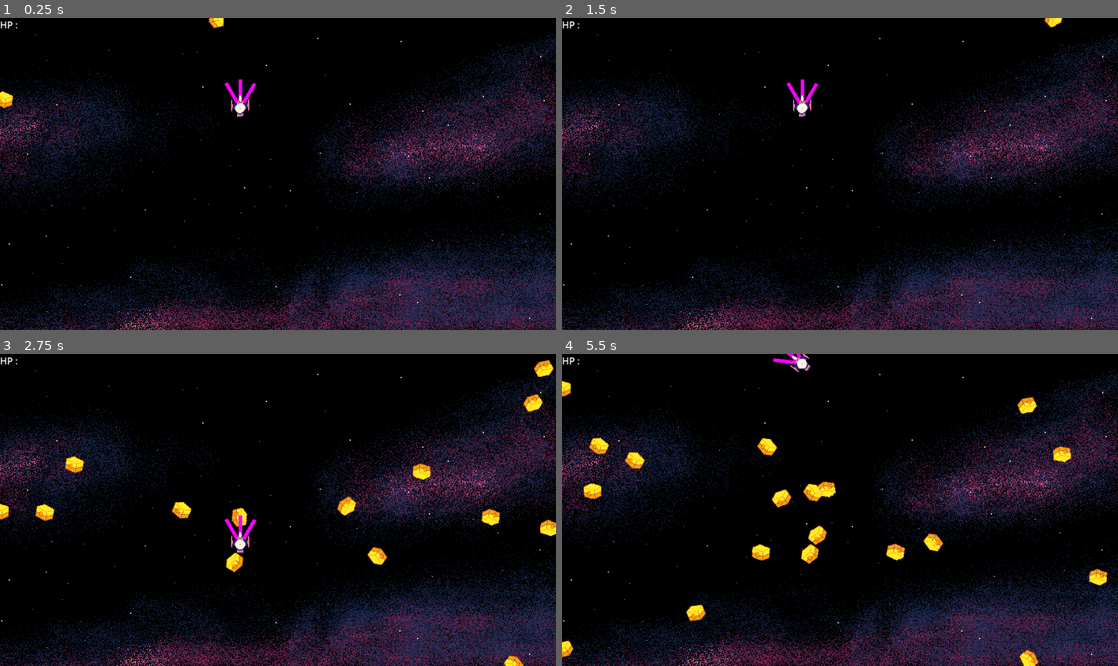
Above: before the commit, frames 1-4 (two rows, left to right).
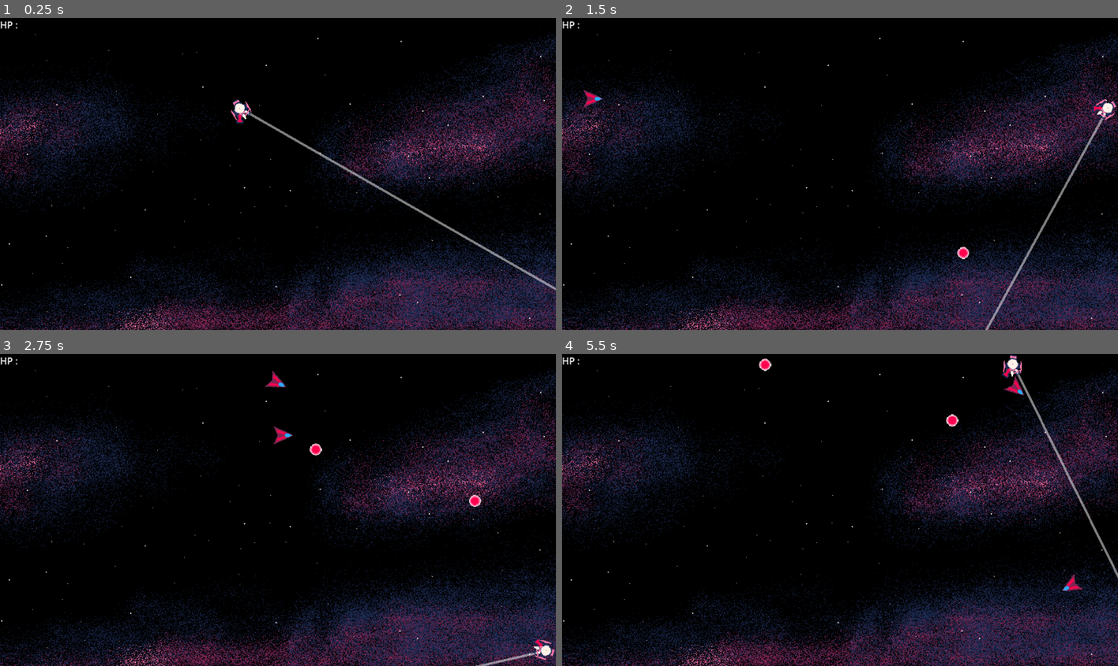
Above: after the commit, the same moments.

Repository: Lochi-dot-JPEG/LimitedSpaceLudumDare54
Game: Godot game, scene res://locations/battlefield.tscn
Same seed, same stepped clock (60 frames per second), same inputs: the game is played once before the commit and once after it.
Inputs (mouse positions are in pixels of both pictures, inside the frame that each line leads up to):
- Up to frame 1 (0.25 s): no input
- Up to frame 2 (1.5 s): move the mouse to (962, 158) at 0.52 s; hold D (right) 0.53-1.25 s; click (840, 270) at 1.25 s, where only the run before the commit has a clickable "Continue Game"
- Up to frame 3 (2.75 s): move the mouse to (166, 525) at 2.02 s; hold S (down) from 2.03 s (still down)
- Up to frame 4 (5.5 s): move the mouse to (895, 441) at 2.77 s; release S (down) at 2.78 s; hold D (right) 2.78-3.5 s; click (840, 606) at 3.5 s, where only the run before the commit has a clickable "Continue Game"; move the mouse to (812, 572) at 4.27 s; hold W (up) 4.28-5.03 s; move the mouse to (1006, 556) at 5.02 s; hold A (left) from 5.03 s (still down)

The runs differ from the first frame. In frame 1, 1.0% of the frame differs, in the area x 0-100%, y 0-88%; in frame 2, 1.1%; in frame 3, 2.6%; in frame 4, 3.5%, in the area x 0-100%, y 0-100%.

Commit message:
Weight system, other gun types

Diff:
--- a/entities/bullet/bullet.gd
+++ b/entities/bullet/bullet.gd
@@ -6,7 +6,7 @@
 var destroy_on_impact = true
 
 var lifetime = 1
-# Called every frame. 'delta' is the elapsed time since the previous frame.
+
 func _physics_process(delta: float) -> void:
 	position += direction * delta * speed
 	lifetime -= delta
--- a/entities/player/player.gd
+++ b/entities/player/player.gd
@@ -8,10 +8,12 @@
 @export var rotation_speed = 1.0
 @export var part_width = 50
 
+
+
 var shoot_timer : Timer
 
 var parts = []
-# Called when the node enters the scene tree for the first time.
+
 func _ready() -> void:
 
 	_load_parts()
@@ -23,18 +25,21 @@
 	shoot_timer.start()
 
 
-# Called every frame. 'delta' is the elapsed time since the previous frame.
 func _process(delta: float) -> void:
 	var input = Vector2(Input.get_axis("left","right"),Input.get_axis("up","down"))
+	#if input.length() > 0:
+		#input = input.normalized()
+	#rotational_velocity += input.x * rotation_speed / 1000
+	#rotate(rotational_velocity)
+	#velocity += Vector2(0,input.y * acceleration).rotated(rotation)
+	#velocity *= drag
+	#rotational_velocity*= rotational_drag
 	if input.length() > 0:
 		input = input.normalized()
-	#position += input
-	rotational_velocity += input.x * rotation_speed / 1000
-	rotate(rotational_velocity)
-	velocity += Vector2(0,input.y * acceleration).rotated(rotation)
-	velocity *= drag
-	rotational_velocity*= rotational_drag
-
+	velocity += input * acceleration * delta * (1.0 - Stats.weight/14.0)
+	velocity *= drag# - (Stats.weight/20)
+	print((1.0 - Stats.weight/14.0))
+	rotation = global_position.angle_to_point(get_global_mouse_position()) + PI /2
 	move_and_slide()
 
 
--- a/entities/player/player.tscn
+++ b/entities/player/player.tscn
@@ -10,7 +10,7 @@
 collision_layer = 4
 collision_mask = 2
 script = ExtResource("1_ultfj")
-acceleration = 15
+acceleration = 2000
 rotational_drag = 0.9
 rotation_speed = 5.0
 
--- a/locations/ShipEditor/ShipEditor.gd
+++ b/locations/ShipEditor/ShipEditor.gd
@@ -26,9 +26,10 @@
 		index += 1
 	if Stats.crate_reward != "":
 		var new_part = part_node.instantiate()
+		new_part.type = Stats.crate_reward
 		add_child(new_part)
 
-		new_part.type = Stats.crate_reward
+
 		Stats.crate_reward = ""
 		new_part.global_position = Vector2(856, 272)
 		new_part._scan_for_others()
@@ -44,6 +45,6 @@
 			part_info[int(String(i.attached_to.name)) - 1] = i.type
 
 	Stats.player_parts = part_info
-
+	Stats._update_weight()
 
 	get_tree().change_scene_to_file("res://locations/battlefield.tscn")
--- a/locations/ShipEditor/UIPART/part.gd
+++ b/locations/ShipEditor/UIPART/part.gd
@@ -13,18 +13,20 @@
 
 
 var other_parts = []
-# Called when the node enters the scene tree for the first time.
 func _ready() -> void:
 	for i in snap_point_parent.get_children():
 		snap_points.append([i,i.global_position])
 	_scan_for_others()
+	$TextureRect.texture = Stats.type_sprites[type]
+
 
 func _scan_for_others():
 	other_parts = []
 	for i in get_parent().get_children():
 		if i.is_in_group("part") and i != self and not i.is_queued_for_deletion():
 			other_parts.append(i)
-# Called every frame. 'delta' is the elapsed time since the previous frame.
+
+
 func _process(delta: float) -> void:
 	if held:
 		position = get_global_mouse_position() - pivot_from.position
--- a/parts/basic_gun.gd
+++ b/parts/basic_gun.gd
@@ -7,4 +7,3 @@
 func _use():
 	var _dir = Vector2(cos(global_rotation),sin(global_rotation))
 	_create_bullet(_dir,Stats.speed[type],Stats.damage[type],Stats.lifetime[type])
-# Called every frame. 'delta' is the elapsed time since the previous frame.
--- a/parts/basic_gun.tscn
+++ b/parts/basic_gun.tscn
@@ -1,30 +1,15 @@
-[gd_scene load_steps=2 format=3 uid="uid://354oh3kkgsk8"]
+[gd_scene load_steps=3 format=3 uid="uid://354oh3kkgsk8"]
 
 [ext_resource type="Script" path="res://parts/basic_gun.gd" id="1_gvexo"]
+[ext_resource type="Texture2D" uid="uid://c3ok2hcvxh4x3" path="res://parts/gun4.png" id="2_ll0tt"]
 
 [node name="BasicGun" type="Sprite2D"]
 script = ExtResource("1_gvexo")
 
 [node name="ShootFrom" type="Node2D" parent="."]
-position = Vector2(48, 0)
+position = Vector2(26, 0)
 
-[node name="ColorRect" type="ColorRect" parent="."]
-anchors_preset = 8
-anchor_left = 0.5
-anchor_top = 0.5
-anchor_right = 0.5
-anchor_bottom = 0.5
-offset_left = -4.0
-offset_top = -3.0
-offset_right = 48.0
-offset_bottom = 3.0
-grow_horizontal = 2
-grow_vertical = 2
-color = Color(1, 0, 1, 1)
-
-[node name="ColorRect2" type="ColorRect" parent="."]
-offset_left = -4.0
-offset_top = -5.0
-offset_right = 4.0
-offset_bottom = 5.0
-color = Color(0.545098, 0.545098, 0.545098, 1)
+[node name="Gun4" type="Sprite2D" parent="."]
+position = Vector2(15, 0)
+scale = Vector2(2, 2)
+texture = ExtResource("2_ll0tt")
--- /dev/null
+++ b/parts/laser_gun.gd
@@ -0,0 +1,13 @@
+extends Part
+
+
+func _ready():
+	type = "laser"
+
+func _use():
+	var bullet_tween = create_tween().set_loops(10)
+	bullet_tween.tween_callback(Callable(self,"_shoot")).set_delay(0.05)
+
+func _shoot():
+	var _dir = Vector2(cos(global_rotation),sin(global_rotation))
+	_create_bullet(_dir,Stats.speed[type],Stats.damage[type],Stats.lifetime[type],false,false)
--- /dev/null
+++ b/parts/laser_gun.tscn
@@ -0,0 +1,22 @@
+[gd_scene load_steps=3 format=3 uid="uid://bew22f3n0qg15"]
+
+[ext_resource type="Script" path="res://parts/laser_gun.gd" id="1_uncwo"]
+[ext_resource type="Texture2D" uid="uid://cffedoi6gls5u" path="res://parts/gun3.png" id="2_3l5gn"]
+
+[node name="Laser" type="Sprite2D"]
+script = ExtResource("1_uncwo")
+
+[node name="ShootFrom" type="Node2D" parent="."]
+position = Vector2(20, 0)
+
+[node name="Gun4" type="Sprite2D" parent="."]
+position = Vector2(15, 0)
+scale = Vector2(2, 2)
+texture = ExtResource("2_3l5gn")
+
+[node name="TextureRect" type="ColorRect" parent="."]
+offset_left = 20.0
+offset_top = -2.0
+offset_right = 2426.0
+offset_bottom = 2.0
+color = Color(1, 1, 1, 0.498039)
--- a/parts/part.gd
+++ b/parts/part.gd
@@ -7,7 +7,7 @@
 func _use():
 	pass
 
-func _create_bullet(direction,speed,damage,lifetime):
+func _create_bullet(direction,speed,damage,lifetime,destroy_on_impact = true,show_bullet = true):
 	var _new_bullet = bullet_node.instantiate()
 	bullet_parent.add_child(_new_bullet)
 	_new_bullet.global_position = shoot_from.global_position
@@ -17,3 +17,5 @@
 	_new_bullet.lifetime = lifetime
 	_new_bullet.collision_layer = 1
 	_new_bullet.collision_mask = 8
+	_new_bullet.destroy_on_impact = destroy_on_impact
+	_new_bullet.visible = show_bullet
--- /dev/null
+++ b/parts/shotgun.gd
@@ -0,0 +1,12 @@
+extends Part
+
+const spread = 70
+func _ready():
+	type = "shotgun"
+
+func _use():
+	for i in 9:
+		var rot = deg_to_rad(spread / 9 * i - spread/2) + global_rotation
+		var dir = Vector2(cos(rot),sin(rot))
+		_create_bullet(dir,Stats.speed[type],Stats.damage[type],Stats.lifetime[type])
+# Called every frame. 'delta' is the elapsed time since the previous frame.
--- /dev/null
+++ b/parts/shotgun.tscn
@@ -0,0 +1,15 @@
+[gd_scene load_steps=3 format=3 uid="uid://cm5qq5kpf0u7u"]
+
+[ext_resource type="Script" path="res://parts/shotgun.gd" id="1_siyib"]
+[ext_resource type="Texture2D" uid="uid://dlj2w17u6qx88" path="res://parts/gun1.png" id="2_k7mkn"]
+
+[node name="Shotgun" type="Sprite2D"]
+script = ExtResource("1_siyib")
+
+[node name="ShootFrom" type="Node2D" parent="."]
+position = Vector2(29, -1)
+
+[node name="Gun4" type="Sprite2D" parent="."]
+position = Vector2(15, 0)
+scale = Vector2(2, 2)
+texture = ExtResource("2_k7mkn")
--- a/scripts/enemy_spawner.gd
+++ b/scripts/enemy_spawner.gd
@@ -17,7 +17,7 @@
 
 	enemy_timer = Timer.new()
 	add_child(enemy_timer)
-	enemy_timer.wait_time = 0.1
+	enemy_timer.wait_time =1
 	enemy_timer.connect("timeout",Callable(self,"_create_enemy"))
 	enemy_timer.start()
 
@@ -26,7 +26,7 @@
 	enemy_timer.wait_time *= difficulty_increase
 	enemy_timer.start()
 	var _new_enemy = enemies.pick_random()
-	if randf() < 1.08:
+	if randf() < 0.08:
 		_new_enemy = upgrade_node
 	_new_enemy = _new_enemy.instantiate()
 	get_parent().add_child(_new_enemy)
--- a/scripts/stat_manager.gd
+++ b/scripts/stat_manager.gd
@@ -9,31 +9,37 @@
 	null,#6
 	null,
 	null,#8
-	"basic",
-	"basic",#10
+	"laser",
+	null,#10
 	"basic",
 	null,#12
 ]
 
-
+var type_sprites = {
+	"shotgun":preload("res://parts/gun1.png"),
+	"basic":preload("res://parts/gun4.png"),
+	"laser":preload("res://parts/gun3.png"),
+}
 var damage = {
-	"shotgun":1,
+	"shotgun":0.25,
 	"basic":3,
 	"laser":0.5,
 	"e_melee":1,
 }
 var speed = {
-	"shotgun":100,
+	"shotgun":800,
 	"basic":500,
-	"laser":100,
+	"laser":4000,
 }
 var lifetime = {
-	"shotgun":1,
-	"basic":5,
+	"shotgun":0.3,
+	"basic":10,
 	"laser":0.5,
 }
 var parts = {
-	"basic":preload("res://parts/basic_gun.tscn")
+	"basic":preload("res://parts/basic_gun.tscn"),
+	"shotgun":preload("res://parts/shotgun.tscn"),
+	"laser":preload("res://parts/laser_gun.tscn"),
 }
 
 var hp = {
@@ -41,6 +47,8 @@
 	"supply_crate":9999999,
 }
 
+
+var weight = 1
 var player_health = 10
 var crate_reward = ""
 # Called when the node enters the scene tree for the first time.
@@ -51,6 +59,12 @@
 	player_health -= damage
 	update_ui()
 
+func _update_weight():
+	weight = 1
+	for i in player_parts:
+		if i != null:
+			weight += 1
+
 func update_ui():
 	var ui = get_tree().get_first_node_in_group("ui")
 
Binary file added: parts/gun1.png
Not shown, added: parts/gun1.png.import
Binary file added: parts/gun2.png
Not shown, added: parts/gun2.png.import
Binary file added: parts/gun3.png
Not shown, added: parts/gun3.png.import
Binary file added: parts/gun4.png
Not shown, added: parts/gun4.png.import
